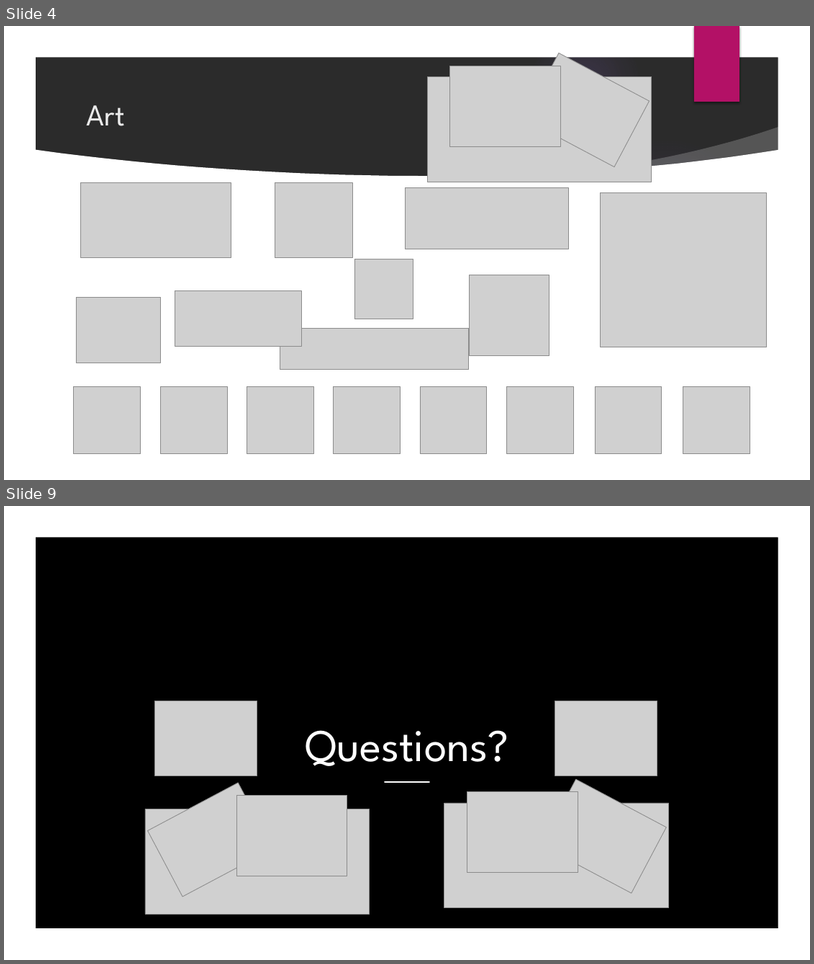
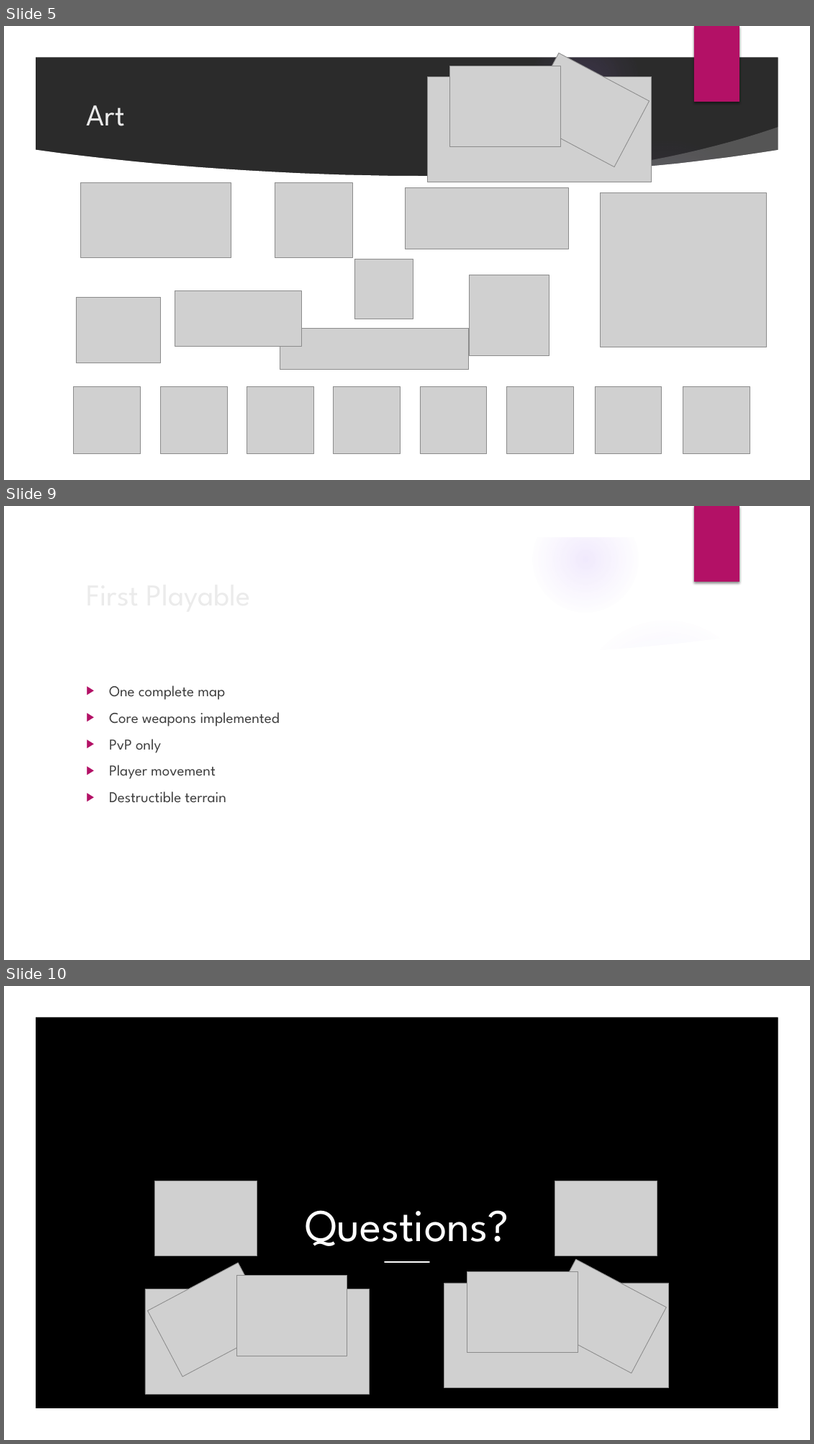
Before and after one commit to trevinofernando/2D-Tactical-Game, a slide deck: Game Proposal.pptx. Shown one above the other, each under a label of ours: slides 4 and 9 before the commit, slides 5, 9 and 10 after it; the slides between them are not shown. The pictures are 814x964 and 814x1444 pixels, drawn with LibreOffice and Linux fonts; fonts in the diff are those of the drawing; grey boxes stand for pictures; background and template pictures are left out; a plain dark background stands for a picture behind light text. Boxes give left, top, right and bottom in pixels: in the first picture for what was removed or moved away, otherwise in the second. Text is boxed around its words. In the diff, an @@ line names an element or a change of style, - is before the commit and + after.

```diff
--- a/Game Proposal.pptx
+++ b/Game Proposal.pptx
@@ slide 9 added at (x1=4, y1=506, x2=810, y2=960), background picture (left out); not listed: 9 template elements that a slide beside it also shows @@
@@ title added at (x1=80, y1=570, x2=660, y2=617), 36 pt, text #EBEBEB @@
+First Playable
@@ text added at (x1=109, y1=685, x2=280, y2=803), 18 pt, text #404040 @@
+▶ One complete map
+▶ Core weapons implemented
+▶ PvP only
+▶ Player movement
+▶ Destructible terrain
@@ what was slide 4 is now slide 5 @@
@@ what was slide 9 is now slide 10 @@
```
Also in this commit, not shown: 3 slides changed, 2 other slides added, 2 slides removed.
